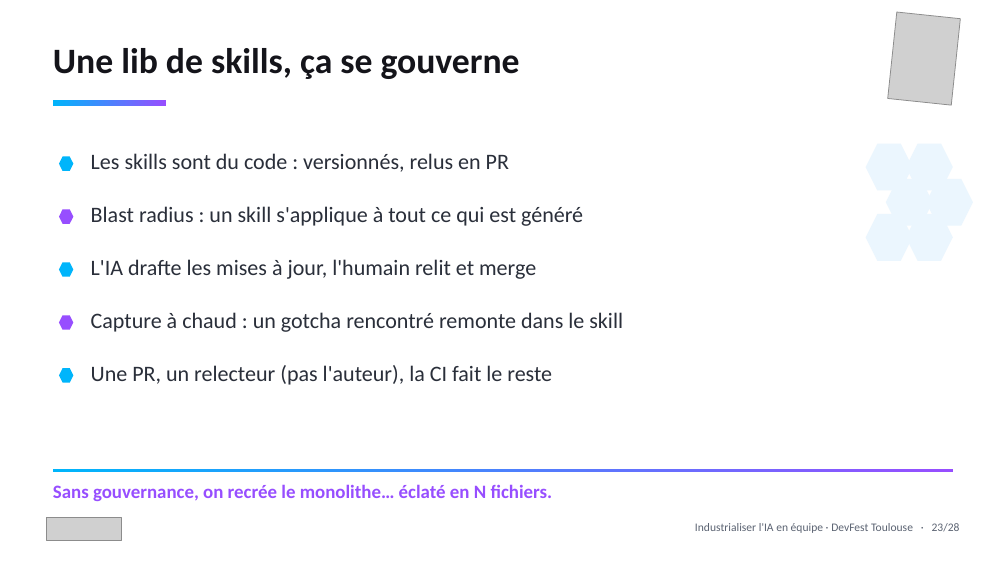
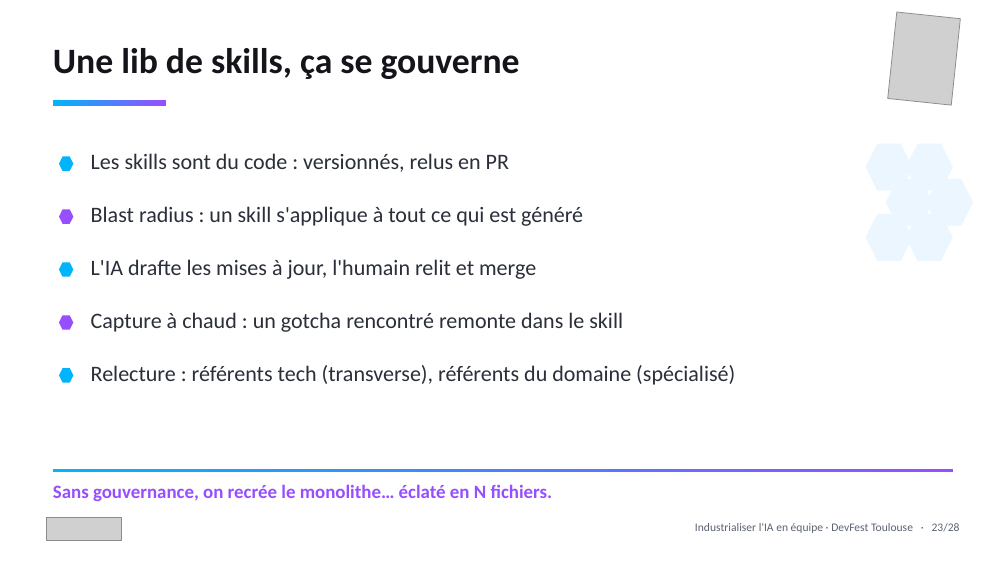
Before and after one commit to tosun-si/claude-skills-team-industrialisation, a slide deck: slide 24 of talks/slides/talk_devfest_skills.pptx. Drawn at 1008x567 pixels with LibreOffice and Linux fonts; fonts in the diff are those of the drawing; grey boxes stand for pictures. Boxes give left, top, right and bottom in pixels: in the first picture for what was removed or moved away, otherwise in the second. Text is boxed around its words. In the diff, an @@ line names an element or a change of style, - is before the commit and + after.

```diff
--- a/talks/slides/talk_devfest_skills.pptx
+++ b/talks/slides/talk_devfest_skills.pptx
@@ text at [91,365,735,385]: text changed @@
-Une PR, un relecteur (pas l'auteur), la CI fait le reste
+Relecture : référents tech (transverse), référents du domaine (spécialisé)
```
Also in this commit, not shown: 3 other slides changed, 2 other files.
